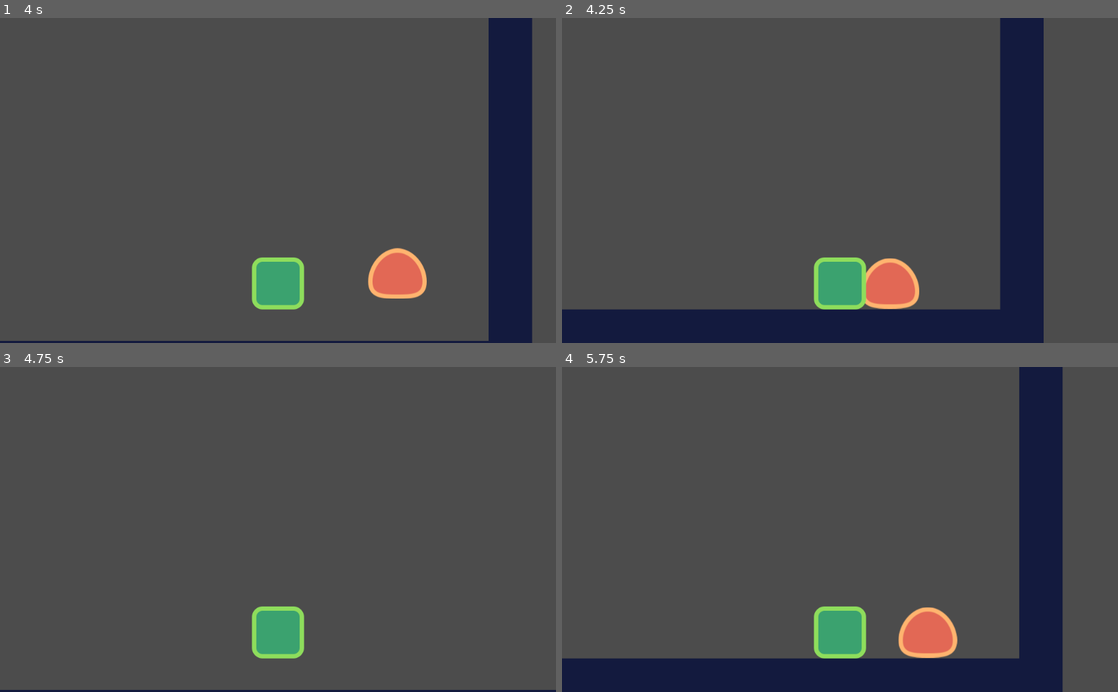
Above: before the commit, frames 1-4 (two rows, left to right).
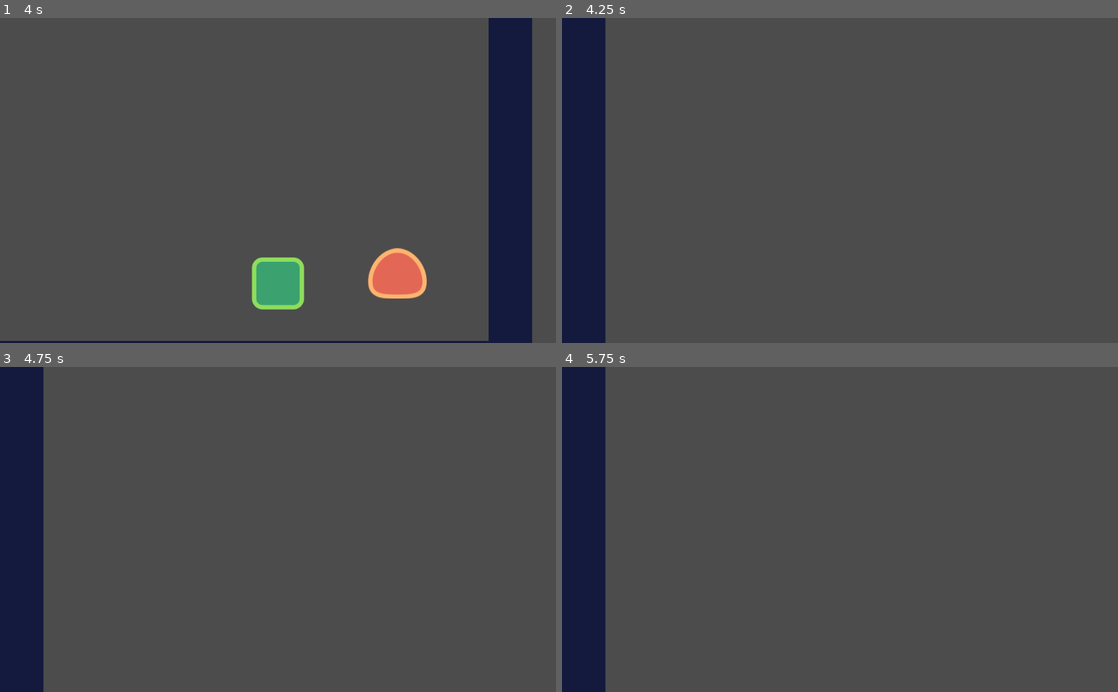
Above: after the commit, the same moments.

Repository: karliesanders/Platformer2
Game: Godot game, scene res://src/LevelTemp.tscn
Same seed, same stepped clock (60 frames per second), same inputs: the game is played once before the commit and once after it. This scene is started directly instead of the project's main scene.
Inputs:
- Up to frame 1 (4 s): hold Right (move_right) 0.53-2.03 s; tap Up (jump) at 0.77, 1.52, 3.02, 3.77 s; hold Left (move_left) 2.03-2.78 s; tap Enter at 2.75 s; hold Right (move_right) from 2.78 s (still down)
- Up to frame 2 (4.25 s): keep holding Right (move_right)
- Up to frame 3 (4.75 s): release Right (move_right) at 4.28 s; hold Left (move_left) from 4.28 s (still down); tap Up (jump) at 4.52 s
- Up to frame 4 (5.75 s): release Left (move_left) at 5.03 s; hold Right (move_right) from 5.03 s (still down)

Frame 1 is identical in both runs. In frame 2, 25% of the frame differs, in the area x 0-87%, y 0-100%; in frame 3, 9.9%; in frame 4, 25%, in the area x 0-90%, y 0-100%.

Commit message:
player dies and stomps enemy - wrking at basic

Diff:
--- a/src/Actors/Enemy.tscn
+++ b/src/Actors/Enemy.tscn
@@ -30,8 +30,7 @@
 
 [node name="StompDetc" type="Area2D" parent="."]
 position = Vector2( 0, -64 )
-monitorable = false
-collision_layer = 0
+collision_layer = 2
 
 [node name="CollisionShape2D" type="CollisionShape2D" parent="StompDetc"]
 modulate = Color( 0.196078, 0.121569, 0.709804, 1 )
--- a/src/Actors/Player.gd
+++ b/src/Actors/Player.gd
@@ -1,4 +1,14 @@
 extends Actor
+
+
+export var stomp_impulse: = 1000.0
+
+
+func _on_EnemyDetc_area_entered(area: Area2D) -> void:
+	_velocity = calculate_stomp_velocity(_velocity, stomp_impulse)
+
+func _on_EnemyDetc_body_entered(body: PhysicsBody2D) -> void:
+	queue_free()
 
 
 func _physics_process(delta: float) -> void:
@@ -28,3 +38,9 @@
 	if is_jump_interrupted:
 		out.y = 0.0
 	return out
+
+
+func calculate_stomp_velocity(linear_velocity: Vector2, impulse: float) -> Vector2:
+	var out: = linear_velocity
+	out.y = -impulse
+	return out
--- a/src/Actors/Player.tscn
+++ b/src/Actors/Player.tscn
@@ -1,10 +1,13 @@
-[gd_scene load_steps=4 format=2]
+[gd_scene load_steps=5 format=2]
 
 [ext_resource path="res://start-assets/player.png" type="Texture" id=1]
 [ext_resource path="res://src/Actors/Player.gd" type="Script" id=2]
 
 [sub_resource type="RectangleShape2D" id=1]
 extents = Vector2( 39, 48 )
+
+[sub_resource type="RectangleShape2D" id=2]
+extents = Vector2( 46, 50 )
 
 [node name="Player" type="KinematicBody2D"]
 collision_mask = 8
@@ -22,3 +25,15 @@
 [node name="Camera2D" type="Camera2D" parent="."]
 position = Vector2( 0, -238 )
 current = true
+
+[node name="EnemyDetc" type="Area2D" parent="."]
+monitorable = false
+collision_layer = 0
+collision_mask = 2
+
+[node name="CollisionShape2D" type="CollisionShape2D" parent="EnemyDetc"]
+modulate = Color( 0.027451, 0.298039, 0.447059, 1 )
+position = Vector2( 0, -46 )
+shape = SubResource( 2 )
+[connection signal="area_entered" from="EnemyDetc" to="." method="_on_EnemyDetc_area_entered"]
+[connection signal="body_entered" from="EnemyDetc" to="." method="_on_EnemyDetc_body_entered"]
